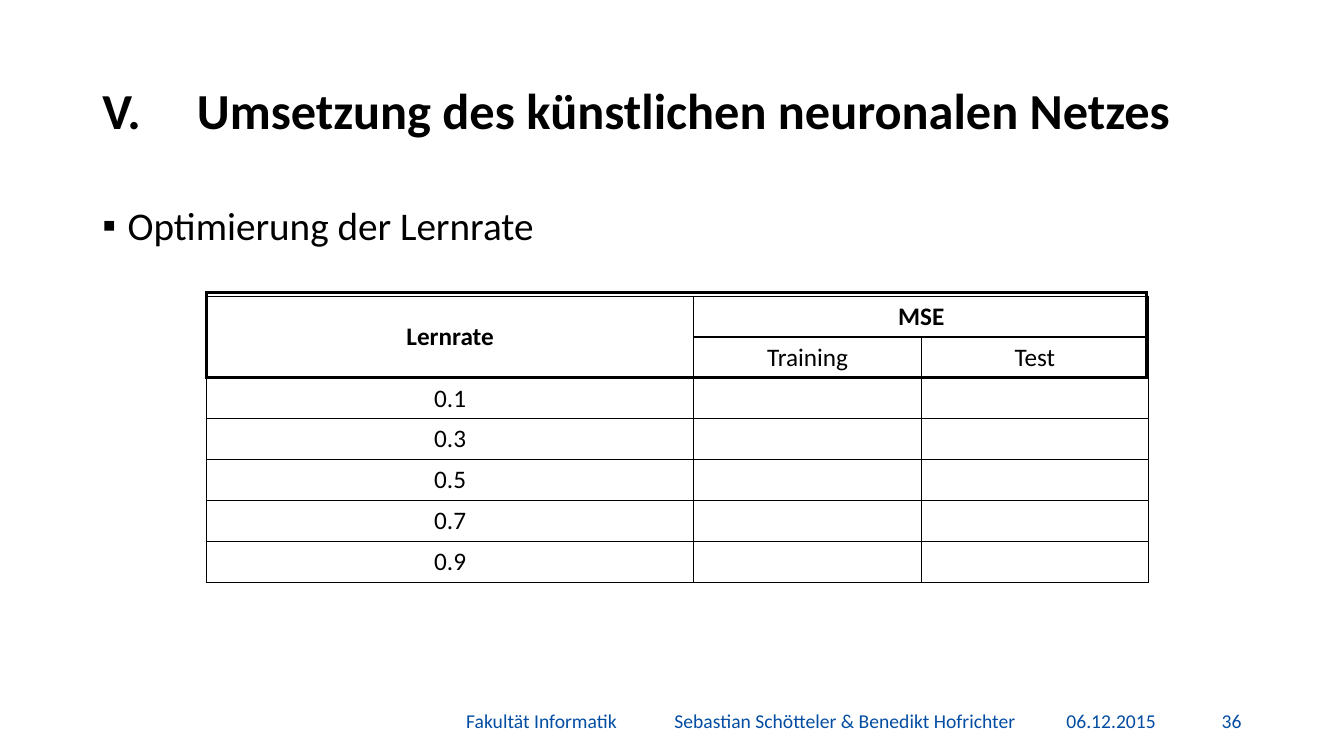
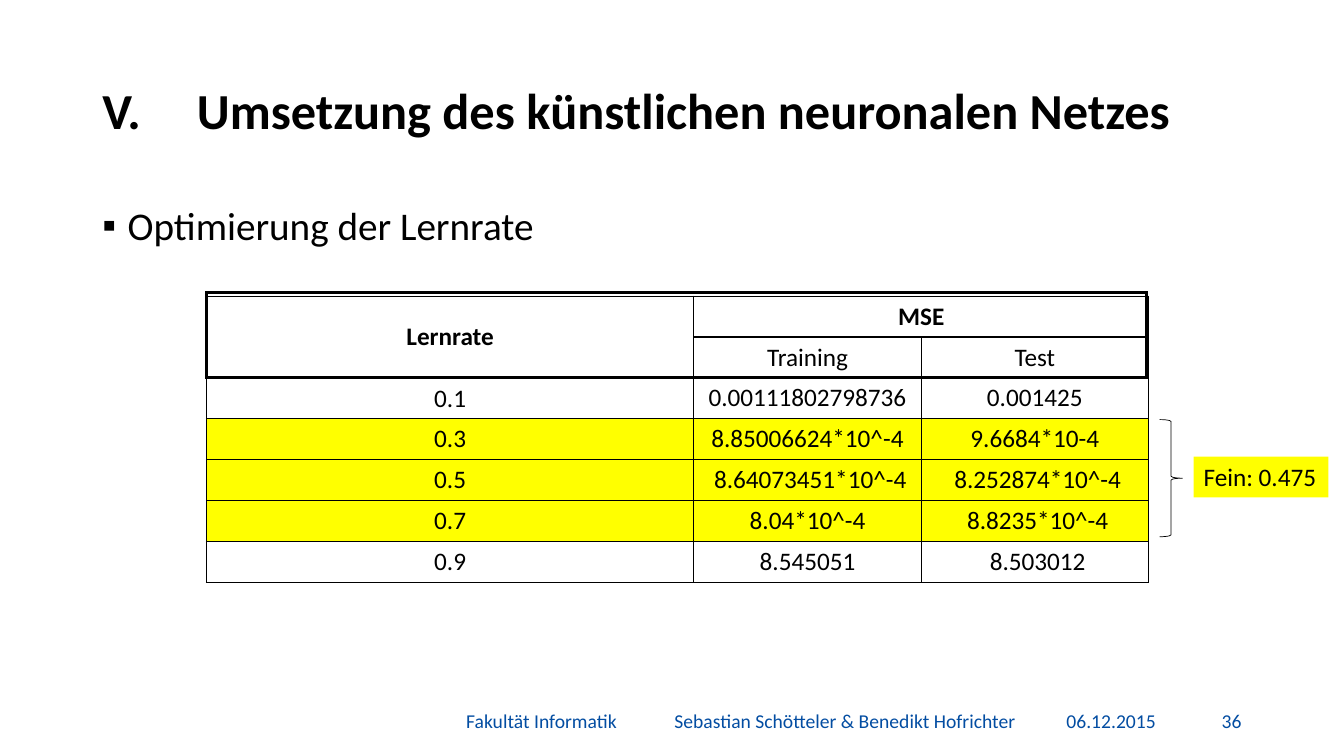
Before and after one commit to BenediktGitGit/soco15, a slide deck: slide 37 of 3b) Vortrag/Präsentation.pptx. Drawn at 1344x756 pixels with LibreOffice and Linux fonts; fonts in the diff are those of the drawing; background and template pictures are left out. Boxes give left, top, right and bottom in pixels: in the first picture for what was removed or moved away, otherwise in the second. Text is boxed around its words. In the diff, an @@ line names an element or a change of style, - is before the commit and + after.

```diff
--- a/3b) Vortrag/Präsentation.pptx
+++ b/3b) Vortrag/Präsentation.pptx
@@ table at bbox=[207, 296, 1150, 583] @@
-row 3, column 2: 
+row 3, column 2: 0.00111802798736
-row 3, column 3: 
+row 3, column 3: 0.001425
-row 4, column 2: 
+row 4, column 2: 8.85006624*10^-4
-row 4, column 3: 
+row 4, column 3: 9.6684*10-4
-row 5, column 2: 
+row 5, column 2: 8.64073451*10^-4
-row 5, column 3: 
+row 5, column 3: 8.252874*10^-4
-row 6, column 2: 
+row 6, column 2: 8.04*10^-4
-row 6, column 3: 
+row 6, column 3: 8.8235*10^-4
-row 7, column 2: 
+row 7, column 2: 8.545051
-row 7, column 3: 
+row 7, column 3: 8.503012
@@ fill none to #FFFF00 in 3 cells @@
@@ right brace added at bbox=[1159, 419, 1183, 536], outline #000000 0.5 pt @@
@@ rectangle added at bbox=[1194, 457, 1329, 497], fill #FFFF00, 18 pt, text #000000 @@
+Fein: 0.475
```
Also in this commit, not shown: 5 other slides changed, 2 other files.
